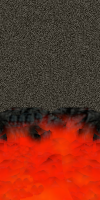
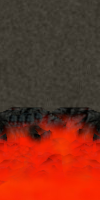
Two versions of the same layered image (w=100, h=200). Layer-by-layer changes:
painted on "Pasted Layer" over [0, 167, 100, 200]
painted on "New Layer" over [0, 0, 100, 200]
